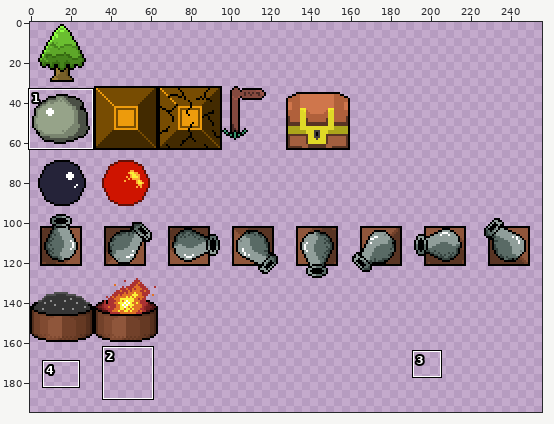
Sprite sheet, stored at www/assets/sprites/ruzzle_objects.png. Above, an overview of the earlier version with the close-up marked.
Close-up. Before the commit:
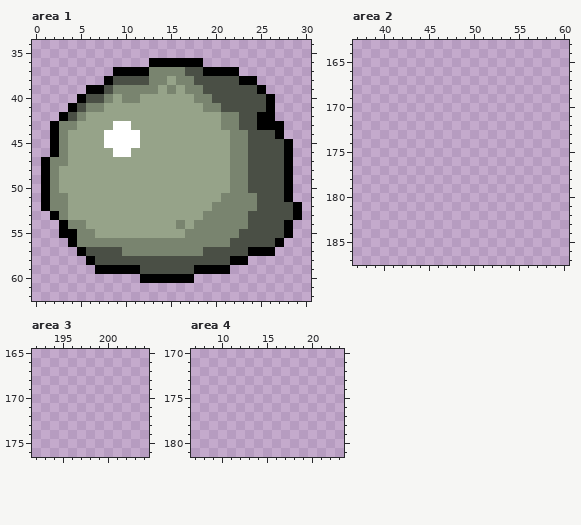
The file is 256x256 pixels. Colours within 5 levels of each other are drawn and written as one. Shown: area 1: x 0..30, y 34..62; area 2: x 37..60, y 163..187; area 3: x 192..204, y 165..176; area 4: x 7..23, y 170..181. The wide view leaves out empty margins. The commit also changed other parts of the picture, which this record leaves out.
New version:
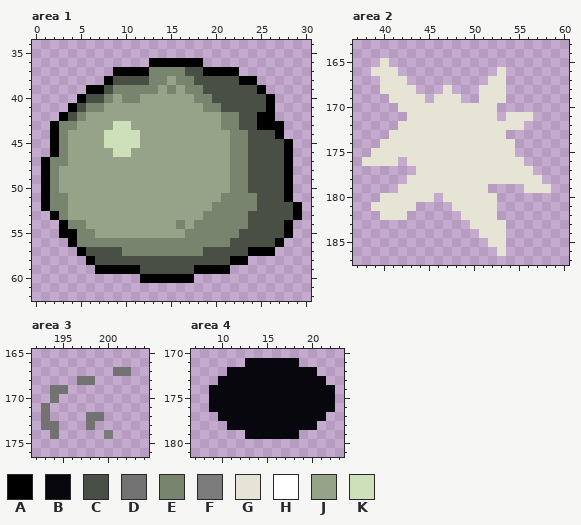
Palette (. is transparent): A #000000  B #07070d  C #4a4f45  D #727272  E #79846f  F #7b7b7b  G #e5e4d5  H #ffffff  J #96a389  K #cde0b9
Diff:
Changed rows in their new state; - is an unchanged pixel.
Area 1:
first column x 8:
43 -KK-
44 KKKK
45 KKKK
46 -KK-
Area 2:
first column x 38:
165 --G------------------
166 -GGG-----------G-----
167 --GGG---------GG-----
168 --GGGG---G---GGG-----
169 ---GGGG-GGG--GGG-----
170 ----GGGGGGGGGGG------
171 -----GGGGGGGGGG-GGG--
172 ----GGGGGGGGGGGGGG---
173 ---GGGGGGGGGGGGG-----
174 --GGGGGGGGGGGGGGG----
175 -GGGGGGGGGGGGGGGG----
176 GGGG-GGGGGGGGGGGGG---
177 ------GGGGGGGGGGGGG--
178 -----GGGGGGGGGGGGGGG-
179 ----GGGGGGGGGG----GGG
180 --GGGGGG-GGGGGG------
181 -GGGGG----GGGGG------
182 --GGG------GGGG------
183 ------------GGGG-----
184 -------------GGG-----
185 --------------GG-----
186 ---------------G-----
Area 3:
first column x 193:
167 --------DD
168 ----DD----
169 -DD-------
170 -D--------
171 D---------
172 D----DD---
173 DD---D----
174 -D-----F--
Area 4:
first column x 9:
171 ----BBBBBB----
172 --BBBBBBBBBB--
173 -BBBBBBBBBBBB-
174 BBBBBBBBBBBBBB
175 BBBBBBBBBBBBBB
176 BBBBBBBBBBBBBB
177 -BBBBBBBBBBBB-
178 --BBBBBBBBBB--
179 ----BBBBBB----
